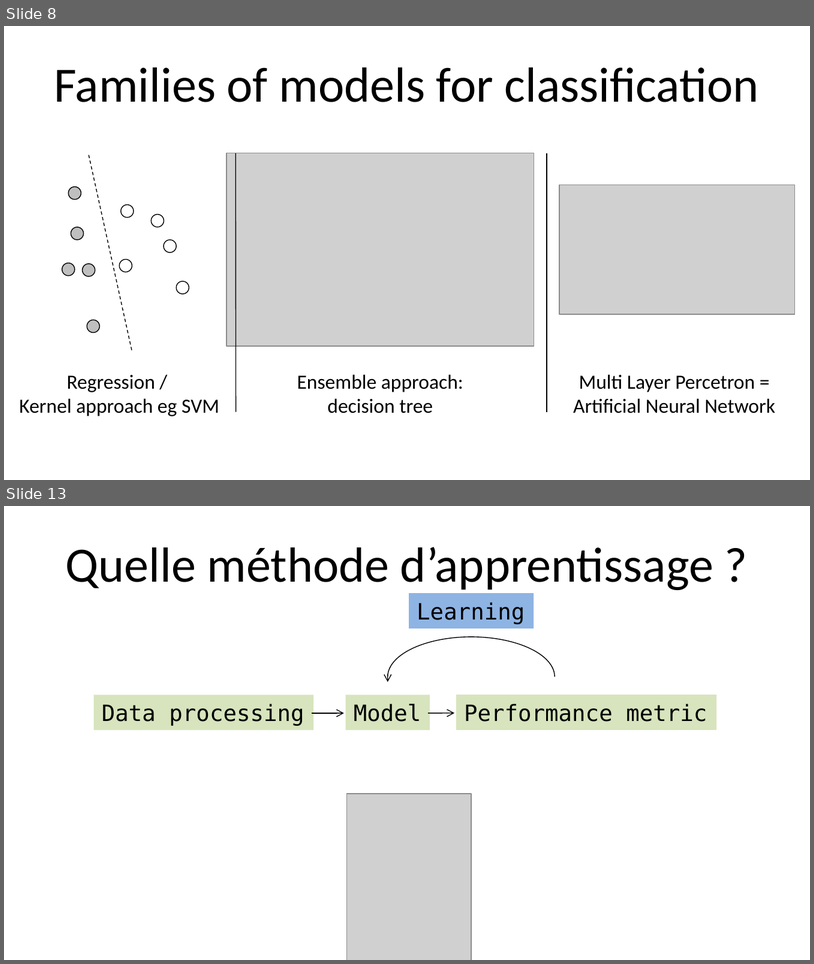
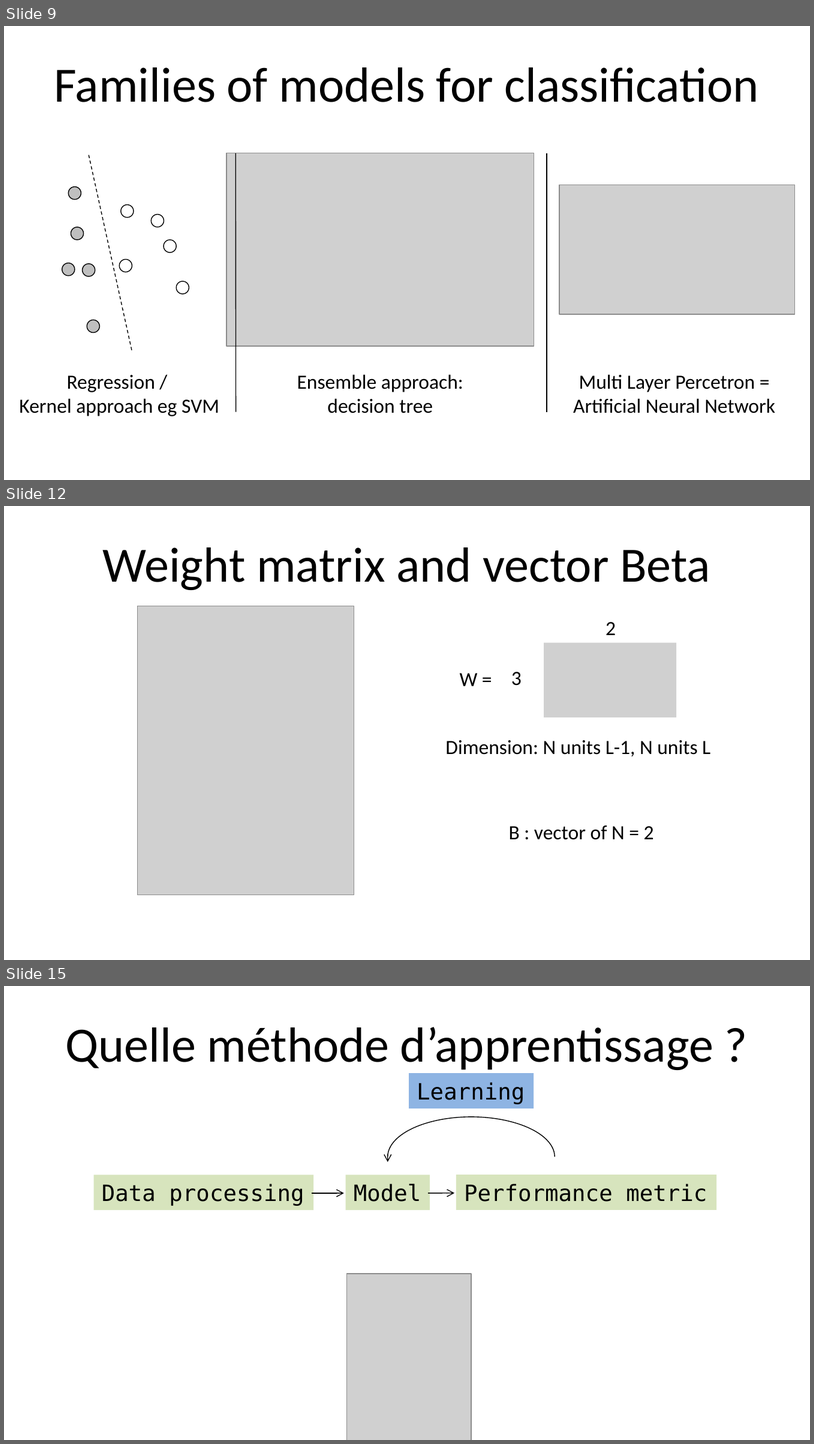
Before and after one commit to Monia234/IFSBM-bigdata, a slide deck: TP_IFSBM_module12/2020/labs/lab_2/TP_DL.pptx. Shown one above the other, each under a label of ours: slides 8 and 13 before the commit, slides 9, 12 and 15 after it; the slides between them are not shown. The pictures are 814x964 and 814x1444 pixels, drawn with LibreOffice and Linux fonts; fonts in the diff are those of the drawing; grey boxes stand for pictures. Boxes give left, top, right and bottom in pixels: in the first picture for what was removed or moved away, otherwise in the second. Text is boxed around its words. In the diff, an @@ line names an element or a change of style, - is before the commit and + after.

```diff
--- a/TP_IFSBM_module12/2020/labs/lab_2/TP_DL.pptx
+++ b/TP_IFSBM_module12/2020/labs/lab_2/TP_DL.pptx
@@ slide 12 added at [4,506,810,960], background #FFFFFF @@
@@ title added at [102,547,711,590], 44 pt, text #000000 @@
+Weight matrix and vector Beta
@@ picture added at [138,606,354,895] @@
@@ text added at [606,622,616,635], 18 pt, text #000000 @@
+2
@@ picture added at [544,642,677,717] @@
@@ text added at [460,673,478,686], 18 pt, text #000000 @@
+W =
@@ text added at [512,672,522,685], 18 pt, text #000000 @@
+3
@@ text added at [446,740,711,756], 18 pt, text #000000 @@
+Dimension: N units L-1, N units L
@@ text added at [509,825,654,840], 18 pt, text #000000 @@
+B : vector of N = 2
@@ what was slide 8 is now slide 9 @@
@@ what was slide 13 is now slide 15 @@
```
Also in this commit, not shown: 1 slide changed, 7 other slides added, 5 slides removed, 1 other file.
